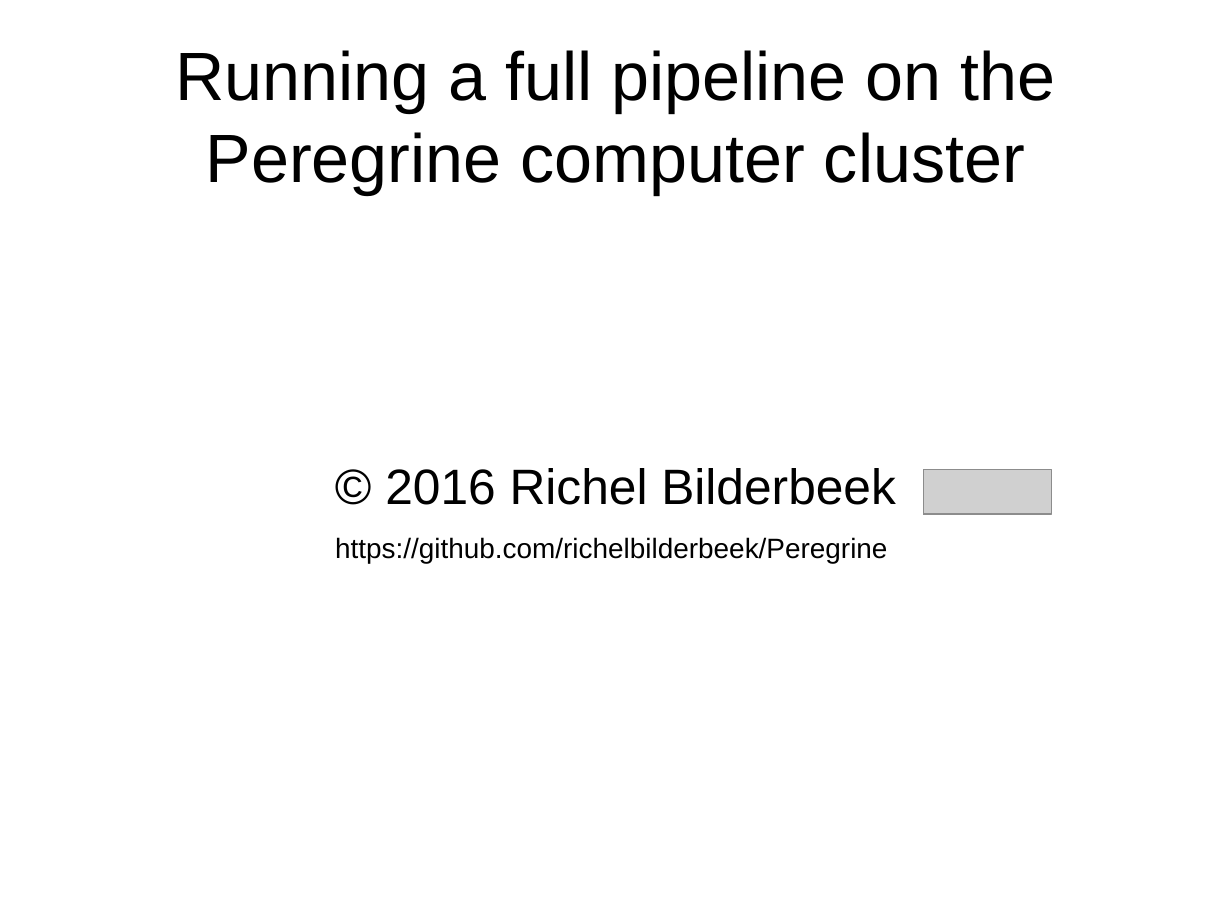
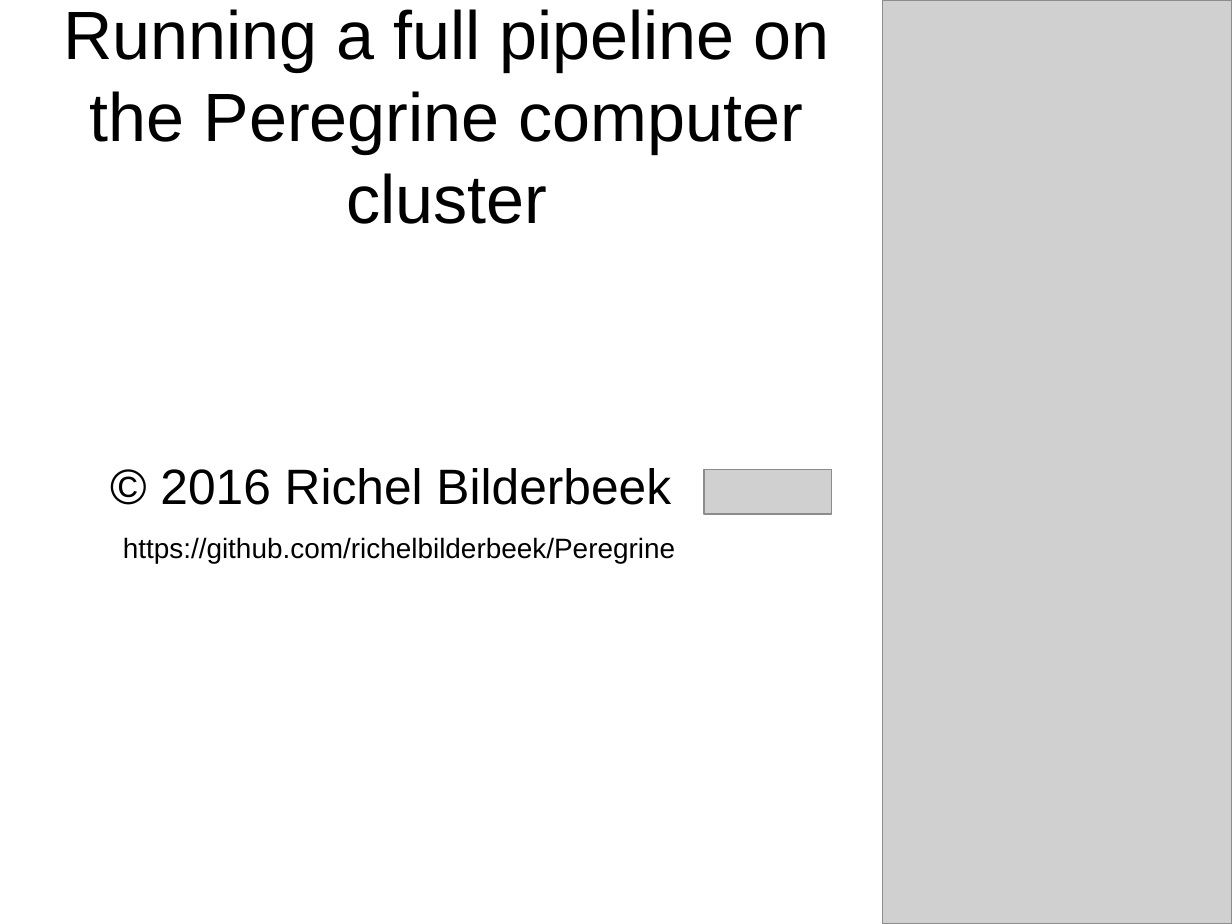
Before and after one commit to richelbilderbeek/peregrine, a slide deck: slide 1 of ParallelComputation.odp. Drawn at 1232x924 pixels with LibreOffice and Linux fonts; fonts in the diff are those of the drawing; grey boxes stand for pictures. Boxes give left, top, right and bottom in pixels: in the first picture for what was removed or moved away, otherwise in the second. Text is boxed around its words. In the diff, an @@ line names an element or a change of style, - is before the commit and + after.

```diff
--- a/ParallelComputation.odp
+++ b/ParallelComputation.odp
@@ title "Running a full pipeline on ..." rewrapped from (175, 50, 1055, 194) to (63, 9, 830, 224) @@
@@ picture: place and size @@
-picture at (925, 470, 1052, 514)
+picture at (883, 0, 1232, 924)
@@ subtitle "© 2016 Richel Bilderbeek": place and size @@
-subtitle "© 2016 Richel Bilderbeek" at (385, 468, 896, 505)
+subtitle "© 2016 Richel Bilderbeek" at (160, 468, 671, 505)
@@ picture: place and size @@
-picture at (925, 482, 1017, 514)
+picture at (704, 470, 832, 514)
@@ text "https://github.com/richelbilderbeek/Peregrine": place and size @@
-text "https://github.com/richelbilderbeek/Peregrine" at (335, 537, 887, 563)
+text "https://github.com/richelbilderbeek/Peregrine" at (123, 537, 675, 563)
```
Also in this commit, not shown: 2 other slides changed, 4 slides added, 5 other files.
